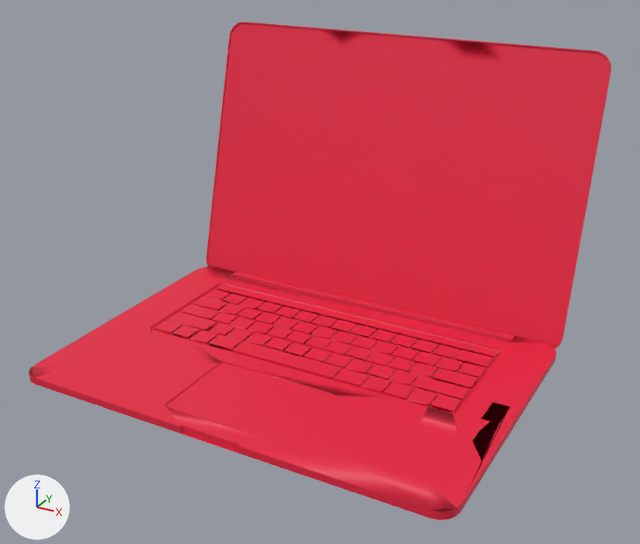
The OBJ model models/laptop/laptopmodel.obj, before and after one commit.
Camera for both pictures: a 50 mm lens placed at (320.0, -579.0, 347.0), pointed at (11.0, -18.0, 67.0). Lighting does not change. The marker at lower left points along +X, +Y and +Z. Where no turn or scale is listed for an object, it has been applied to the vertices.

In view in the first picture: 'Laptop_Model'.
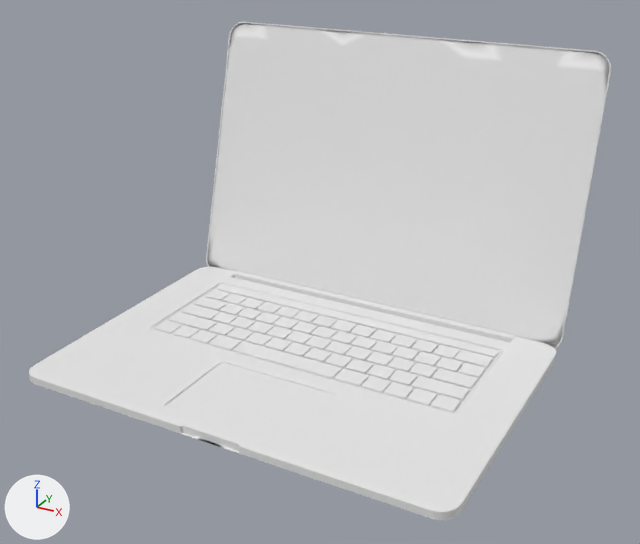
The newer file is also rescaled (x0.01) as a whole; pictures and numbers use the older file's frame.

Diff of the bpy script that builds the scene:
```diff
--- a/models/laptop/laptopmodel.obj.py
+++ b/models/laptop/laptopmodel.obj.py
@@ mat_default_obj @@
 mat_default_obj = principled_material('Default_OBJ')
-mat_default_obj.base_color = (0.8, 0.016, 0.0554)  # red #e72243
+mat_default_obj.base_color = (0.8, 0.8, 0.8)  # white #e7e7e7
 mat_default_obj.roughness = 0.526
```

What differs and where, as boxes (x1, y1, x2, y2) in the pictures (640 x 544 px):
'Laptop_Model', recoloured (red to white): (29, 22, 611, 520) in both
